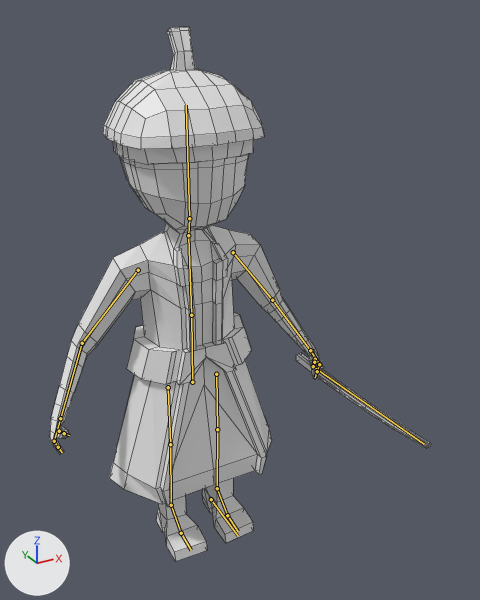
A saved change to the Blender file Map/Assets/Models/Yamato_samurai/Yamato_samurai.blend.
Before and after are seen from a 50 mm camera at (-7.59, -16.92, 16.54) aimed at (1.13, -1.07, 8.61). Lighting does not change. The marker at lower left points along +X, +Y and +Z. The bones that bend it are drawn over the model as lines. Mesh edges are drawn as thin lines.

Objects in the first picture: 'Samurai'.
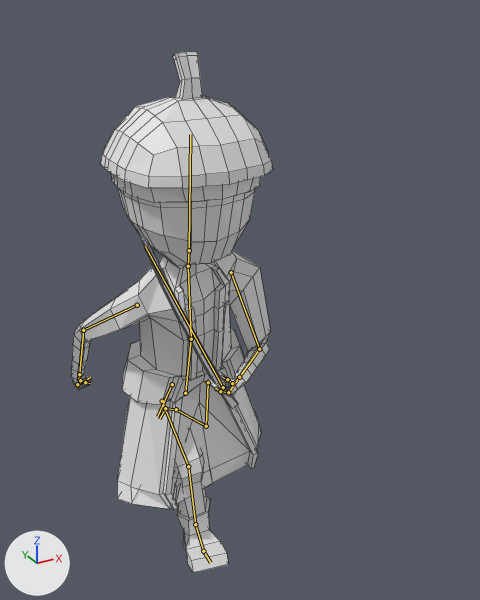
The newer file adds an action. The first version stands in its rest pose; the second is drawn at frame 8 of the action 'Yamato_samurai_run'.

Where the change shows, as pixel boxes [x1, y1, x2, y2] in the pictures (480 x 600 px):
'Samurai', posed (47% narrower): before [49, 27, 431, 561]; after [71, 52, 273, 573]
bone 'Abdomen', root to tip: before (192, 382) to (191, 315); after (185, 393) to (191, 339)
bone 'Pecho', root to tip: before (191, 315) to (188, 235); after (191, 339) to (188, 266)
bone 'Cabeza', root to tip: before (189, 218) to (186, 105); after (189, 250) to (190, 134)
bone 'Brazo.L', root to tip: before (233, 252) to (272, 300); after (231, 272) to (259, 349)
bone 'Antebrazo.L', root to tip: before (272, 300) to (310, 350); after (259, 349) to (239, 377)
bone 'Mano.L', root to tip: before (310, 350) to (319, 364); after (239, 377) to (228, 392)
bone 'Dedos1.L', root to tip: before (319, 364) to (317, 371); after (228, 392) to (220, 391)
bone 'Dedos2.L', root to tip: before (317, 371) to (315, 377); after (220, 391) to (215, 388)
bone 'Brazo.R', root to tip: before (138, 270) to (82, 343); after (137, 305) to (83, 330)
bone 'Antebrazo.R', root to tip: before (82, 343) to (60, 418); after (83, 330) to (79, 374)
bone 'Dedos1.R', root to tip: before (54, 441) to (58, 447); after (77, 384) to (84, 381)
bone 'Dedos2.R', root to tip: before (58, 447) to (62, 452); after (84, 381) to (90, 377)
bone 'Pierna_Control.L', root to tip: before (211, 499) to (238, 536); after (172, 384) to (157, 416)

What the commit changed:
Bone 'Abdomen' (bone_abdomen) moves from (0.0, 0.0, 0.0) to (0.26, -0.32, -0.01).
Bone 'Abdomen' (bone_abdomen) turns from (0, 0, 0) to (-16, 5, -4) degrees about its own x, y and z.
Bone 'Pecho' (bone_pecho) turns from (0, 0, 0) to (-6, 0, 2) degrees about its own x, y and z.
Bone 'Cabeza' (bone_cabeza) turns from (0, 0, 0) to (-5, -1, -6) degrees about its own x, y and z.
Bone 'Brazo.L' (bone_brazo_l) turns from (0, 0, 0) to (-31, -15, -14) degrees about its own x, y and z.
Bone 'Antebrazo.L' (bone_antebrazo_l) turns from (0, 0, 0) to (-20, 5, -79) degrees about its own x, y and z.
Bone 'Mano.L' (bone_mano_l) turns from (0, 0, 0) to (-15, 4, 4) degrees about its own x, y and z.
Bone 'Dedos1.L' (bone_dedos1_l) turns from (0, 0, 0) to (38, 6, 3) degrees about its own x, y and z.
Bone 'Dedos2.L' (bone_dedos2_l) turns from (0, 0, 0) to (24, 4, -1) degrees about its own x, y and z.
Bone 'Brazo.R' (bone_brazo_r) turns from (0, 0, 0) to (-1, -24, -37) degrees about its own x, y and z.
Bone 'Antebrazo.R' (bone_antebrazo_r) turns from (0, 0, 0) to (-4, -2, 5) degrees about its own x, y and z.
Bone 'Dedos1.R' (bone_dedos1_r) turns from (0, 0, 0) to (38, -6, -3) degrees about its own x, y and z.
Bone 'Dedos2.R' (bone_dedos2_r) turns from (0, 0, 0) to (24, -4, 1) degrees about its own x, y and z.
Bone 'Pierna_Control.L' (bone_pierna_control_l) moves from (0.0, 0.0, 0.0) to (0.08, -3.05, 3.31).
Bone 'Pierna_Control.L' (bone_pierna_control_l) turns from (0, 0, 0) to (-115, -10, 0) degrees about its own x, y and z.
Bone 'Pierna_Control.R' (bone_pierna_control_r) moves from (0.0, 0.0, 0.0) to (-0.3, 1.75, 0.0).
Bone 'Pierna_Control.R' (bone_pierna_control_r) turns from (0, 0, 0) to (23, 0, -10) degrees about its own x, y and z.
